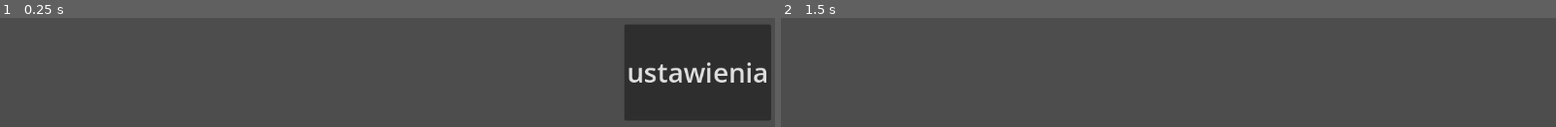
Above: before the commit, frames 1-2 (left to right).
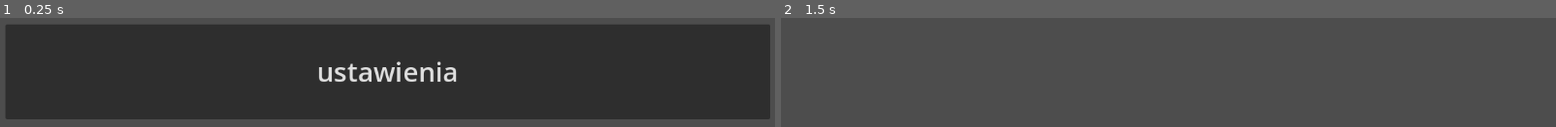
Above: after the commit, the same moments.

Repository: WladekW/SpecialProjekt
Game: Godot game, scene res://menu.tscn
Same seed, same stepped clock (60 frames per second), same inputs: the game is played once before the commit and once after it.
Inputs:
- Up to frame 1 (0.25 s): no input
- Up to frame 2 (1.5 s): click "ustawienia" at 0.5 s; tap Enter at 1.25 s

The runs differ from the first frame. In frame 1, 70% of the frame differs, in the area x 0-100%, y 6-94%; in frame 2, nothing differs.

Commit message:
Update menu.tscn

Diff:
--- a/menu.tscn
+++ b/menu.tscn
@@ -6,10 +6,10 @@
 script = ExtResource("1_g84r8")
 
 [node name="Button" type="Button" parent="."]
-offset_left = 928.0
+offset_left = 8.0
 offset_top = 11.0
 offset_right = 1145.0
-offset_bottom = 155.0
+offset_bottom = 153.0
 theme_override_font_sizes/font_size = 40
 text = "ustawienia"
 
